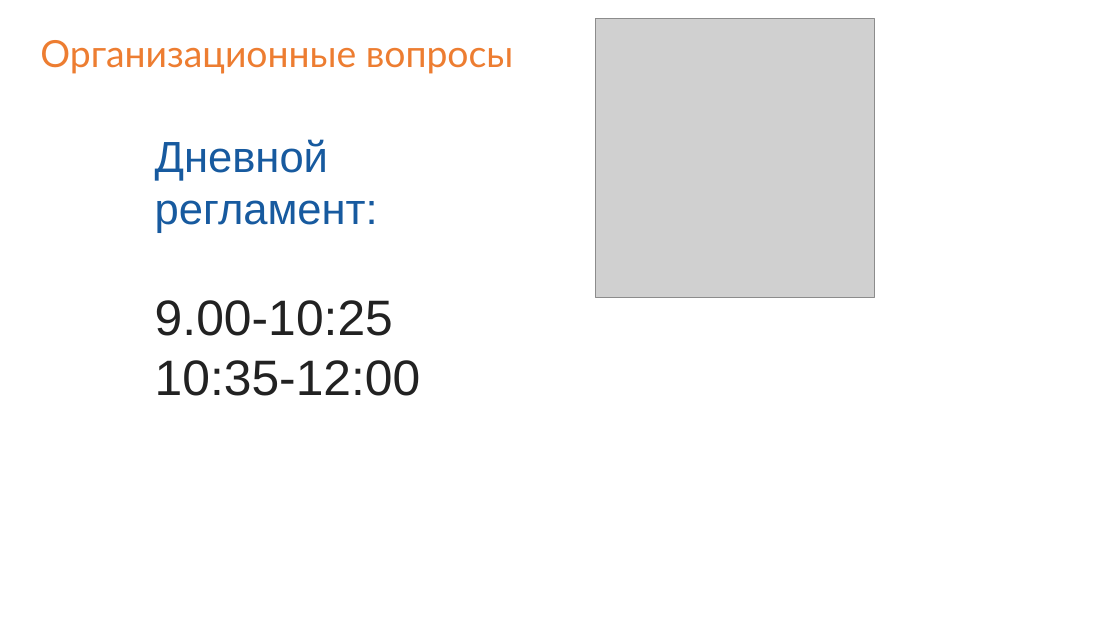
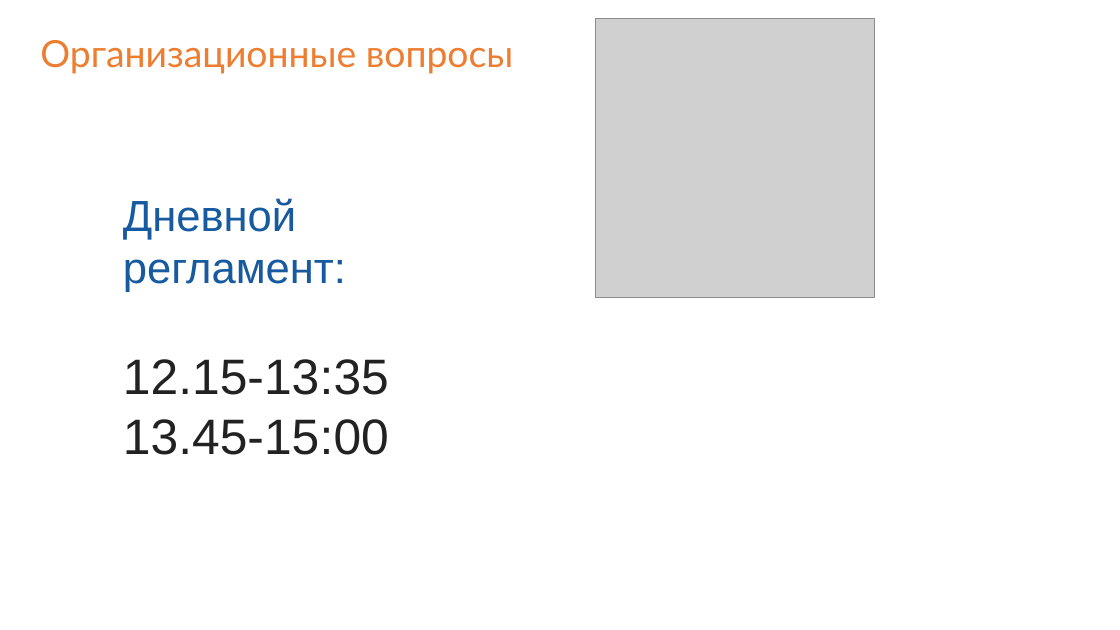
Before and after one commit to ookotukoo/pt-2.1-from-11.11, a slide deck: slide 6 of m1/ppt/1.pptx. Drawn at 1120x630 pixels with LibreOffice and Linux fonts; fonts in the diff are those of the drawing; grey boxes stand for pictures; background and template pictures are left out. Boxes give left, top, right and bottom in pixels: in the first picture for what was removed or moved away, otherwise in the second. Text is boxed around its words. In the diff, an @@ line names an element or a change of style, - is before the commit and + after.

```diff
--- a/m1/ppt/1.pptx
+++ b/m1/ppt/1.pptx
@@ text "Дневной регламент:": place and size @@
-text "Дневной регламент:" at [155, 139, 421, 396]
+text "Дневной регламент:" at [123, 198, 389, 455]
@@ text at [123, 359, 389, 455]: text changed @@
-9.00-10:25
-10:35-12:00
+12.15-13:35
+13.45-15:00
```
Also in this commit, not shown: 1 slide removed, 3 other files.
